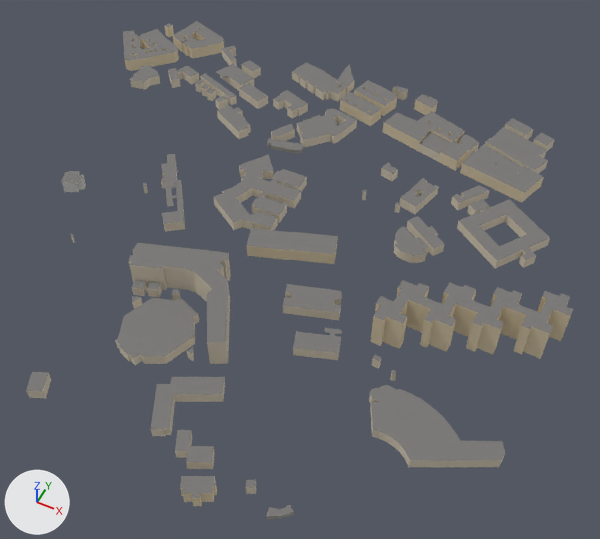
A saved change to the glTF model gibraltar/data/build/tiles/T_W1_N6/buildings.glb.
Rendered twice from a 50 mm lens placed at (563.0, -216.0, 553.0), pointed at (336.0, 239.0, -15.0). Lighting does not change. The marker at lower left points along +X, +Y and +Z. The picture after the commit comes second. Vertices at exactly the same position are counted once.

The older version as bpy lines, for what is in view:
```python
me_t_w1_n6_buildings = bpy.data.meshes.new('T_W1_N6_buildings')
me_t_w1_n6_buildings.from_pydata(...)  # 2264 vertices, 3372 faces; spans x -3.0..570.0, y -10.0..519.0, z 1.0..37.0
# faces by material slot: [2288, 1084]
me_t_w1_n6_buildings.materials.append(mat_m_buildingwall)
me_t_w1_n6_buildings.materials.append(mat_m_buildingroof)
# before: 1512 (400.0, 164.0, 12.0) at pixel (329, 335), 1529 (404.0, 165.0, 12.0) at pixel (334, 335), 2251 (393.0, 169.0, 12.0) at pixel (324, 327), 2253 (395.0, 165.0, 12.0) at pixel (324, 332), 2255 (400.0, 166.0, 12.0) at pixel (329, 333)
# before: 2258 (404.0, 167.0, 12.0) at pixel (335, 333), 2261 (407.0, 173.0, 12.0) at pixel (342, 329), 2263 (409.0, 169.0, 12.0) at pixel (341, 334)
ob_t_w1_n6_buildings = bpy.data.objects.new('T_W1_N6_buildings', me_t_w1_n6_buildings)
ob_t_w1_n6_buildings.location = (0.0, 0.0, 0.0)
```
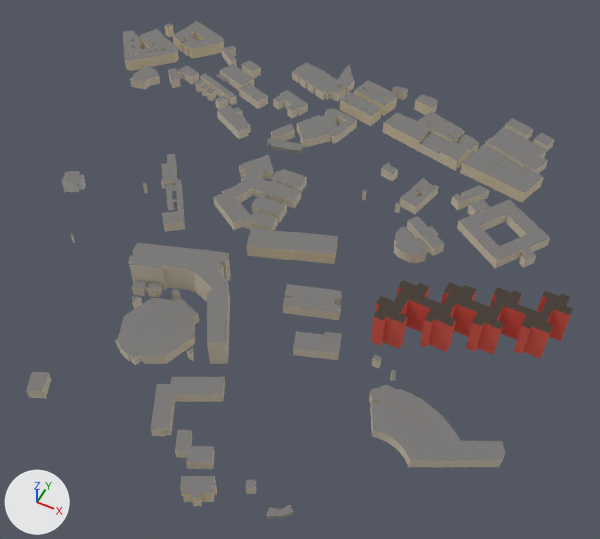
Location of each change, [x1, y1, x2, y2] in pixels of the pictures (600 x 539 px; the box of a moved part takes in the faces that stretch with it):
part 1 of me_t_w1_n6_buildings, added: after [216, 74, 228, 82]
part 2 of me_t_w1_n6_buildings, added: after [324, 332, 342, 337]
part 3 of me_t_w1_n6_buildings, moved or reshaped (not visible before): after [163, 184, 177, 210]
part 4 of me_t_w1_n6_buildings, deleted: before [325, 328, 342, 336]
part 5 of me_t_w1_n6_buildings, recoloured (darker): [371, 280, 573, 359] in both

Diff of the bpy script that builds the scene:
```diff
--- a/gibraltar/data/build/tiles/T_W1_N6/buildings.glb.py
+++ b/gibraltar/data/build/tiles/T_W1_N6/buildings.glb.py
@@ me_t_w1_n6_buildings @@
 # used by ob_t_w1_n6_buildings; location = (0.0, 0.0, 0.0)
 # verts and faces of me_t_w1_n6_buildings; kept vertices keep their numbers, new ones are numbered from 2264
-me_t_w1_n6_buildings.from_pydata(...)  # 2264 vertices, 3372 faces; spans x -3.0..570.0, y -10.0..519.0, z 1.0..37.0
+me_t_w1_n6_buildings.from_pydata(...)  # 2271 vertices, 3372 faces; spans x -3.0..570.0, y -10.0..519.0, z 1.0..37.0
+# me_t_w1_n6_buildings part 1: the loose piece of 4 vertices spanning x 132.0..148.0, y 432.0..442.0, z 12.0 is copied, and the copy is moved by (0.0, 0.0, -5.0); it spans x 132.0..148.0, y 432.0..442.0, z 7.0
+# me_t_w1_n6_buildings part 2: the loose piece of 8 vertices spanning x 393.0..409.0, y 164.0..173.0, z 12.0 is copied, and the copy is moved by (0.0, 0.0, -5.0); it spans x 393.0..409.0, y 164.0..173.0, z 7.0
+# me_t_w1_n6_buildings part 3
+# 8 vertices are removed from x 181.0..202.0, y 243.0..281.0, z 11.0
+# 18 faces are deleted
+# 9 vertices in x 177.0..205.0, y 232.0..267.0, z 11.0 move by (0.0, 0.0, -4.0)
+# 3 vertices move from x 189.0..198.0, y 247.0..257.0, z 11.0 to x 189.0..196.0, y 247.0..257.0, z 7.0
+# 6 vertices are added at (193.0, 259.0, 7.0), (198.0, 248.0, 7.0), (199.0, 243.0, 7.0), (200.0, 249.0, 7.0), (200.0, 244.0, 7.0), (202.0, 246.0, 7.0)
+# 15 new faces join them, mat_m_buildingroof
+# me_t_w1_n6_buildings part 4
+delete_vertices([2251, 2253, 2255, 2258, 2261, 2263])  # with the faces that use them
+# me_t_w1_n6_buildings part 5: 223 kept faces spanning x 427.0..570.0, y 178.0..269.0, z 3.0..37.0 get new vertex colours
+# other edits to the shape of me_t_w1_n6_buildings do not show in these pictures
 me_t_w1_n6_buildings.materials.append(mat_m_buildingwall)
```
